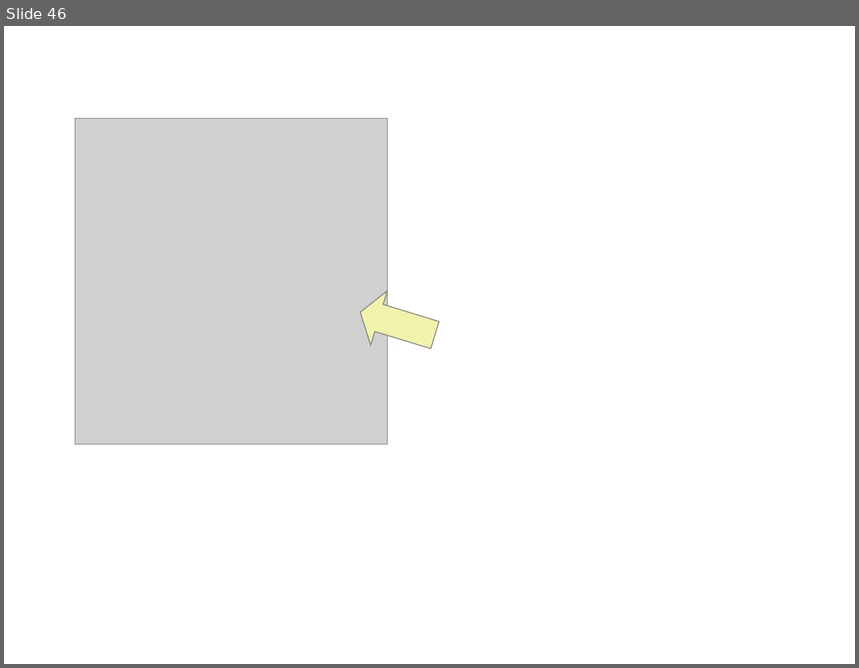
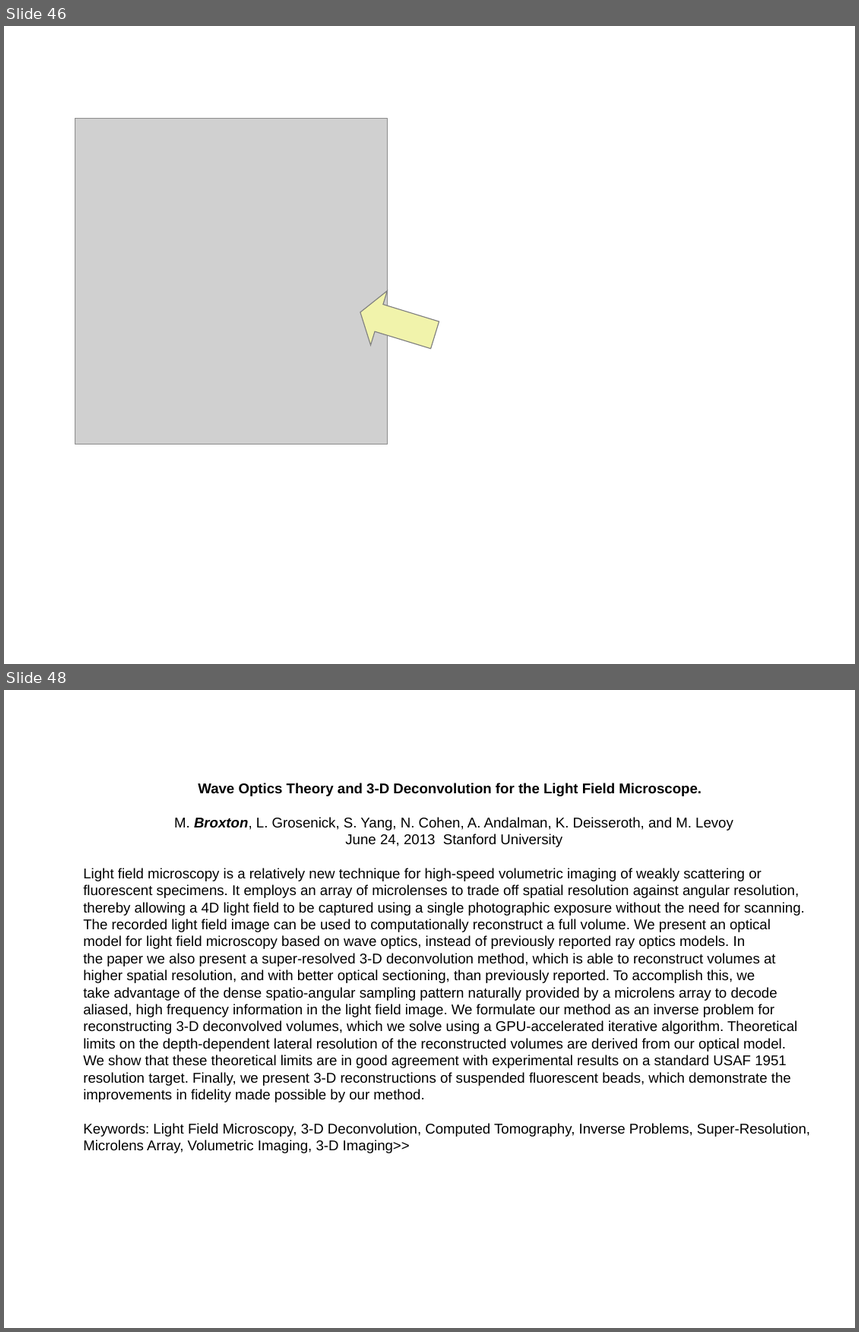
Before and after one commit to ExplorativeEngineering/RayTraceLF, a slide deck: doc/LFRayTrace.ppt. Shown one above the other, each under a label of ours: slide 46 before the commit, slides 46 and 48 after it; the slides between them are not shown. The pictures are 859x668 and 859x1332 pixels, drawn with LibreOffice and Linux fonts; fonts in the diff are those of the drawing; grey boxes stand for pictures. Boxes give left, top, right and bottom in pixels: in the first picture for what was removed or moved away, otherwise in the second. Text is boxed around its words. In the diff, an @@ line names an element or a change of style, - is before the commit and + after.

```diff
--- a/doc/LFRayTrace.ppt
+++ b/doc/LFRayTrace.ppt
@@ slide 48 added at (x1=4, y1=690, x2=855, y2=1328), background #FFFFFF @@
@@ text added at (x1=83, y1=783, x2=810, y2=1154), 12 pt, text #000000 @@
+Wave Optics Theory and 3-D Deconvolution for the Light Field Microscope.
+M. Broxton, L. Grosenick, S. Yang, N. Cohen, A. Andalman, K. Deisseroth, and M. Levoy
+June 24, 2013 Stanford University
+Light field microscopy is a relatively new technique for high-speed volumetric imaging of weakly scattering or
+fluorescent specimens. It employs an array of microlenses to trade off spatial resolution against angular resolution,
+thereby allowing a 4D light field to be captured using a single photographic exposure without the need for scanning.
+The recorded light field image can be used to computationally reconstruct a full volume. We present an optical
+model for light field microscopy based on wave optics, instead of previously reported ray optics models. In
+the paper we also present a super-resolved 3-D deconvolution method, which is able to reconstruct volumes at
+higher spatial resolution, and with better optical sectioning, than previously reported. To accomplish this, we
+take advantage of the dense spatio-angular sampling pattern naturally provided by a microlens array to decode
+aliased, high frequency information in the light field image. We formulate our method as an inverse problem for
+reconstructing 3-D deconvolved volumes, which we solve using a GPU-accelerated iterative algorithm. Theoretical
+limits on the depth-dependent lateral resolution of the reconstructed volumes are derived from our optical model.
+We show that these theoretical limits are in good agreement with experimental results on a standard USAF 1951
+resolution target. Finally, we present 3-D reconstructions of suspended fluorescent beads, which demonstrate the
+improvements in fidelity made possible by our method.
+Keywords: Light Field Microscopy, 3-D Deconvolution, Computed Tomography, Inverse Problems, Super-Resolution,
+Microlens Array, Volumetric Imaging, 3-D Imaging>>
```
Also in this commit, not shown: 5 other slides added, 1 slide removed, 25 other files.
